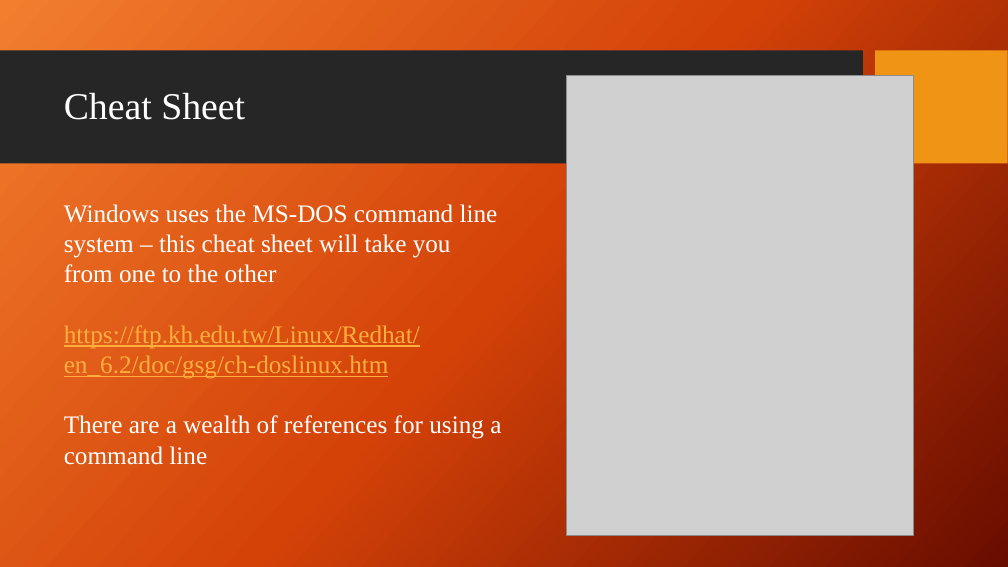
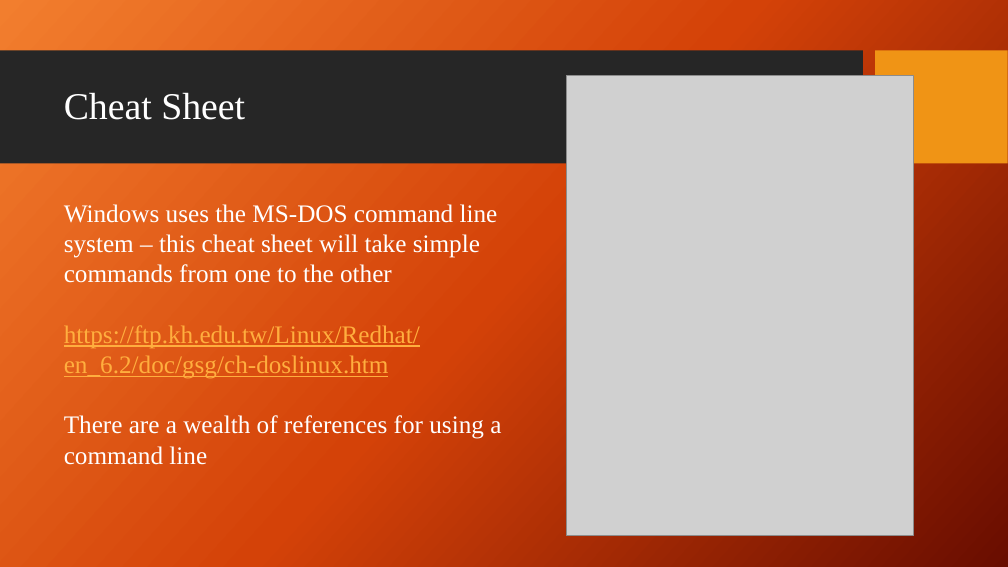
Before and after one commit to giganano/PythonBootcamp, a slide deck: slide 4 of slides/terminal.pptx. Drawn at 1008x567 pixels with LibreOffice and Linux fonts; fonts in the diff are those of the drawing; grey boxes stand for pictures; background and template pictures are left out. Boxes give left, top, right and bottom in pixels: in the first picture for what was removed or moved away, otherwise in the second. Text is boxed around its words. In the diff, an @@ line names an element or a change of style, - is before the commit and + after.

```diff
--- a/slides/terminal.pptx
+++ b/slides/terminal.pptx
@@ text at (x1=64, y1=204, x2=498, y2=283): text changed @@
-Windows uses the MS-DOS command line system – this cheat sheet will take you from one to the other
+Windows uses the MS-DOS command line system – this cheat sheet will take simple commands from one to the other
```
Also in this commit, not shown: 3 other slides changed, 5 other files.
